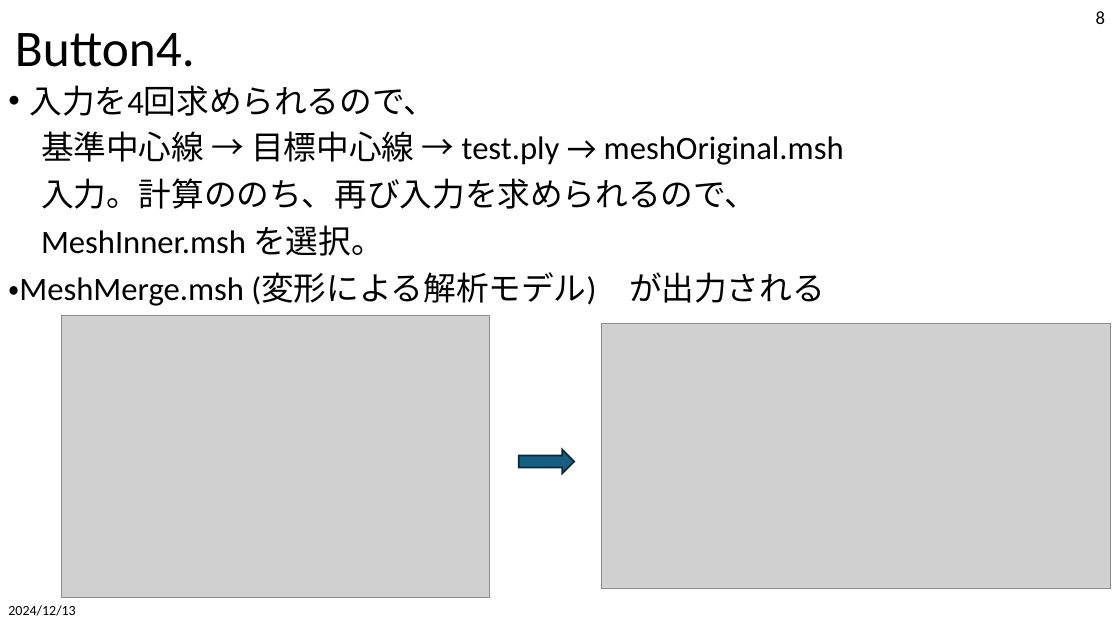
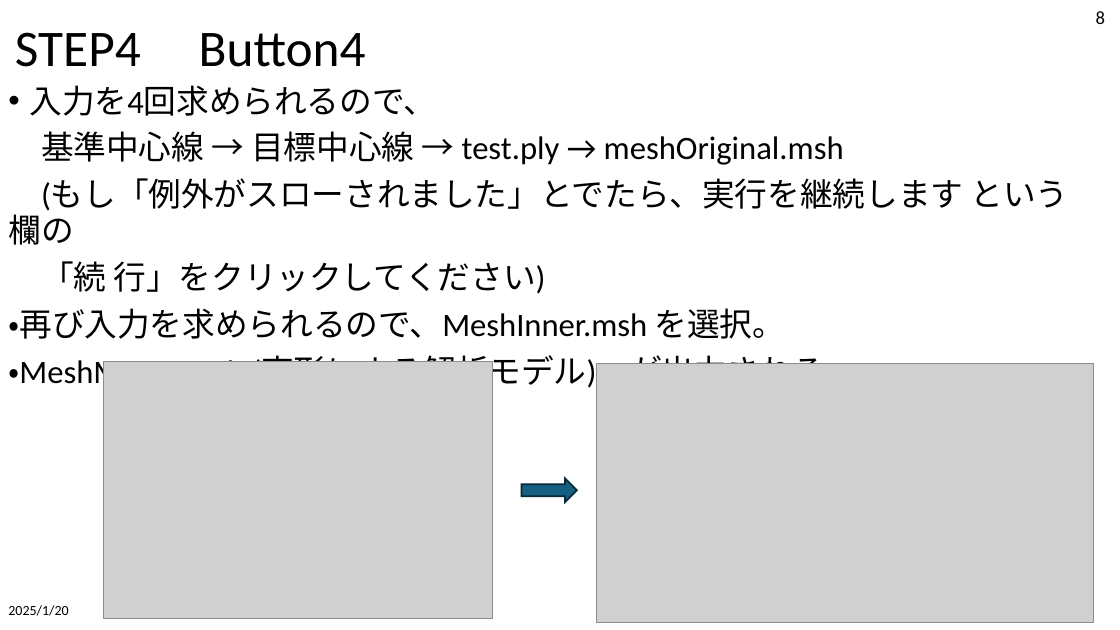
Before and after one commit to tailup7/VMD, a slide deck: slide 8 of SetupAndUsage.pptx. Drawn at 1120x630 pixels with LibreOffice and Linux fonts; fonts in the diff are those of the drawing; grey boxes stand for pictures. Boxes give left, top, right and bottom in pixels: in the first picture for what was removed or moved away, otherwise in the second. Text is boxed around its words. In the diff, an @@ line names an element or a change of style, - is before the commit and + after.

```diff
--- a/SetupAndUsage.pptx
+++ b/SetupAndUsage.pptx
@@ title at bbox=[15, 32, 366, 67]: text changed @@
-Button4.
+STEP4 Button4
@@ text at bbox=[8, 180, 1069, 339]: text changed @@
-入力。計算ののち、再び入力を求められるので、
-MeshInner.msh を選択。
+(もし「例外がスローされました」とでたら、実行を継続します という欄の
+「続 行」をクリックしてください)
+・再び入力を求められるので、MeshInner.msh を選択。
@@ picture: place and size @@
-picture at bbox=[61, 315, 490, 597]
+picture at bbox=[103, 362, 493, 619]
@@ picture: place and size @@
-picture at bbox=[602, 323, 1111, 589]
+picture at bbox=[597, 364, 1094, 623]
@@ right arrow: place and size @@
-right arrow at bbox=[519, 450, 575, 474]
+right arrow at bbox=[522, 478, 577, 502]
@@ text at bbox=[8, 605, 68, 616]: text changed @@
-2024/12/13
+2025/1/20
```
Also in this commit, not shown: 9 other slides changed, 43 other files.
